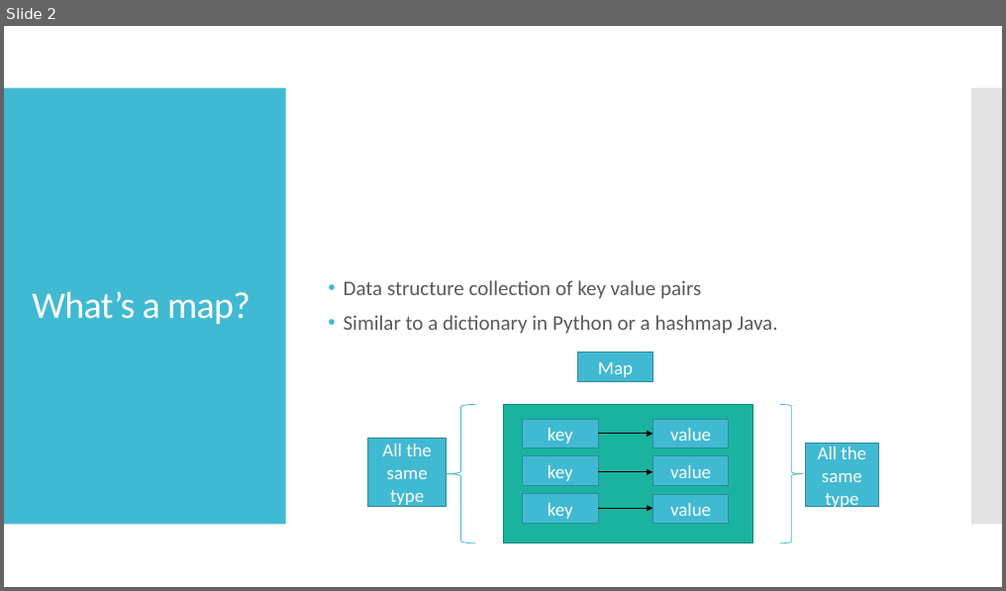
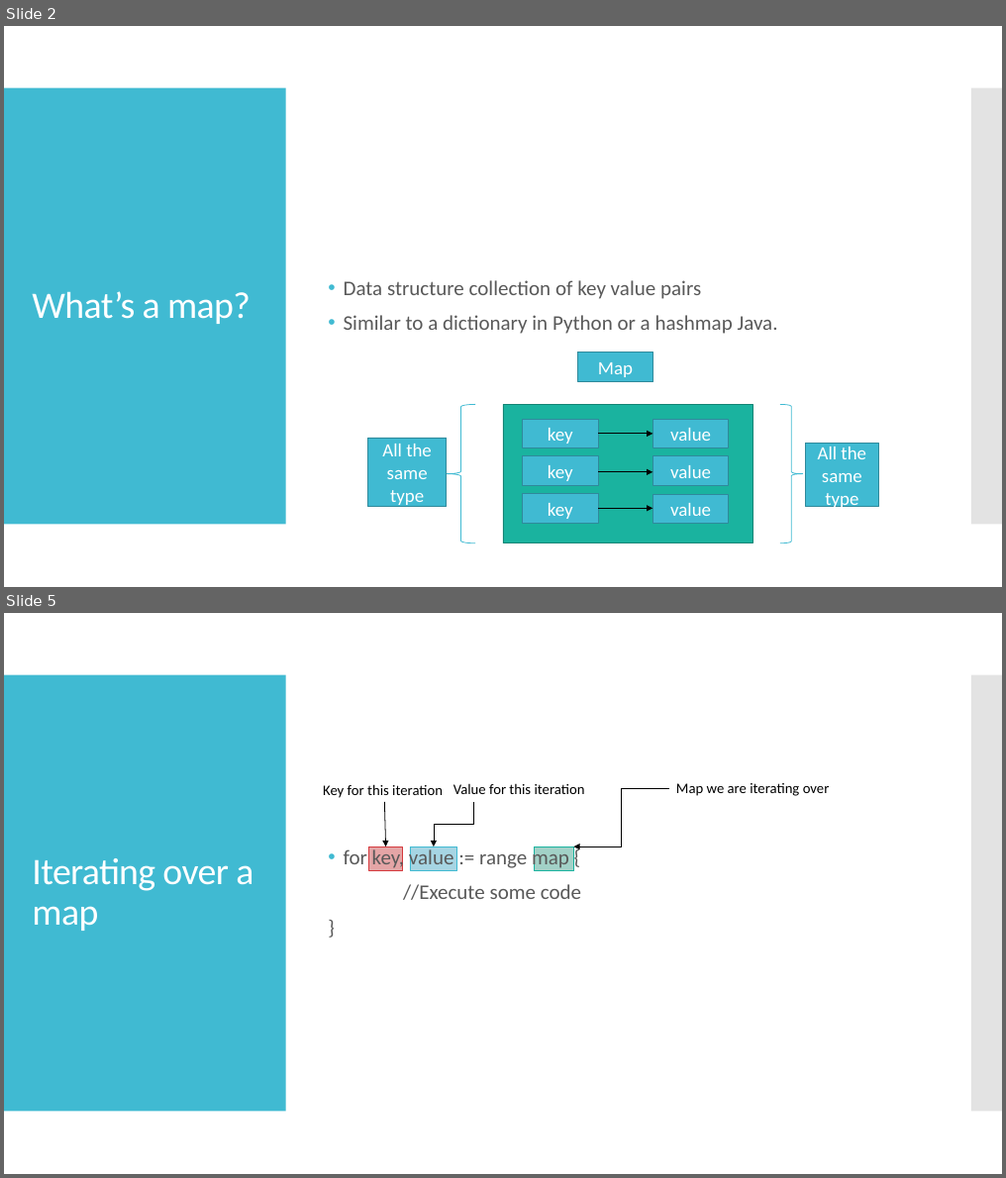
Before and after one commit to kevinlin47/Learn_Go, a slide deck: maps/Map.pptx. Shown one above the other, each under a label of ours: slide 2 before the commit, slides 2 and 5 after it; the slides between them are not shown. The pictures are 1006x591 and 1006x1178 pixels, drawn with LibreOffice and Linux fonts; fonts in the diff are those of the drawing. Boxes give left, top, right and bottom in pixels: in the first picture for what was removed or moved away, otherwise in the second. Text is boxed around its words. In the diff, an @@ line names an element or a change of style, - is before the commit and + after.

Commit message:
Create iterating over map slide

```diff
--- a/maps/Map.pptx
+++ b/maps/Map.pptx
@@ slide 5 added at <box>4,613,1002,1174</box>, background #FFFFFF; not listed: 2 template elements that a slide beside it also shows @@
@@ text added at <box>323,784,443,798</box>, 14 pt, text #000000 @@
+Key for this iteration
@@ text added at <box>453,784,585,794</box>, 14 pt, text #000000 @@
+Value for this iteration
@@ elbow arrow added from (668, 788) to (573, 847), #000000 0.75 pt @@
@@ text added at <box>676,783,830,796</box>, 14 pt, text #000000 @@
+Map we are iterating over
@@ arrow added from (384, 802) to (386, 847), #000000 0.75 pt @@
@@ elbow arrow added from (473, 802) to (434, 847), #000000 0.75 pt @@
@@ text added at <box>344,848,581,900</box>, 20 pt, text #595959 @@
+• for key, value := range map {
+//Execute some code
+}
@@ rectangle added at <box>369,847,403,870</box>, fill #E5A6A6, outline #D5393D 0.75 pt @@
@@ rectangle added at <box>410,847,456,870</box>, fill #A7D5E3, outline #40BAD2 0.75 pt @@
@@ rectangle added at <box>534,847,573,870</box>, fill #A2D2C8, outline #1AB39F 0.75 pt @@
@@ title added at <box>32,859,253,931</box>, 36 pt, text #FFFFFF @@
+Iterating over a map
```
Also in this commit, not shown: 1 slide changed, 1 other slide added, 1 other file.
